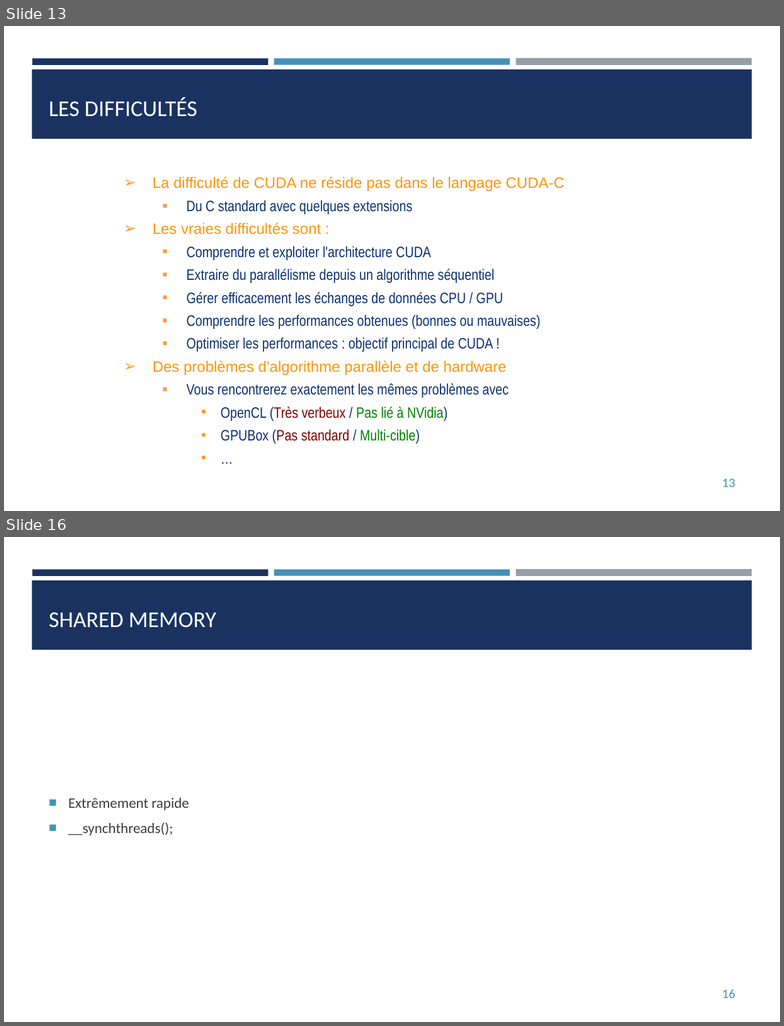
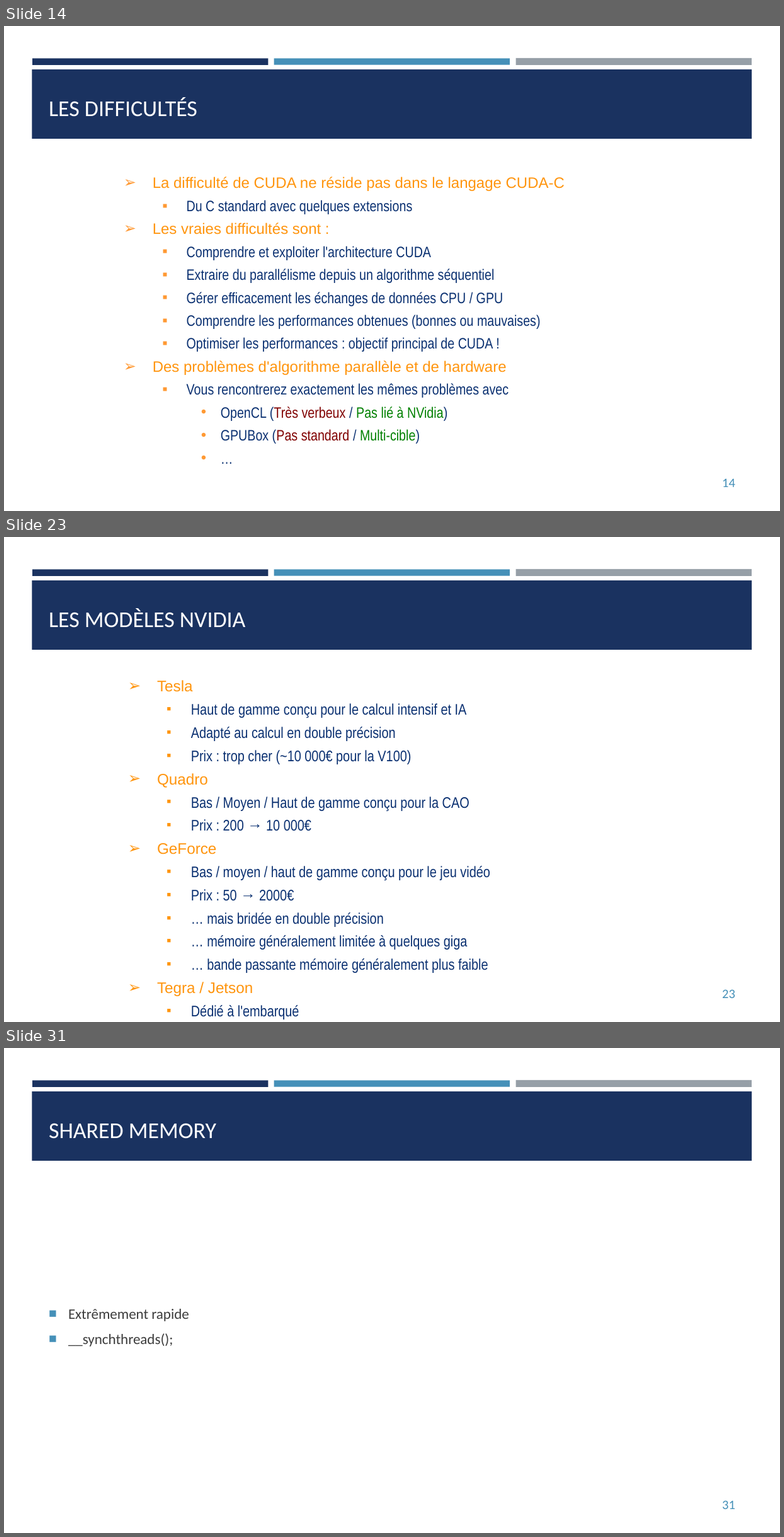
Before and after one commit to franckginguene/hpc_formation_scalian, a slide deck: Diapos/HPC_CUDA.pptx. Shown one above the other, each under a label of ours: slides 13 and 16 before the commit, slides 14, 23 and 31 after it; the slides between them are not shown. The pictures are 784x1026 and 784x1537 pixels, drawn with LibreOffice and Linux fonts; fonts in the diff are those of the drawing. Boxes give left, top, right and bottom in pixels: in the first picture for what was removed or moved away, otherwise in the second. Text is boxed around its words. In the diff, an @@ line names an element or a change of style, - is before the commit and + after.

```diff
--- a/Diapos/HPC_CUDA.pptx
+++ b/Diapos/HPC_CUDA.pptx
@@ slide 23 added at (4, 537, 780, 1022), background #FFFFFF; not listed: 4 template elements that a slide beside it also shows @@
@@ title added at (49, 608, 245, 628), 21 pt, text #FFFFFF @@
+LES MODÈLES NVIDIA
@@ text added at (157, 680, 490, 996), 14.2 pt, text #0A3071 @@
+➢ Tesla
+  ■ Haut de gamme conçu pour le calcul intensif et IA
+  ■ Adapté au calcul en double précision
+  ■ Prix : trop cher (~10 000€ pour la V100)
+➢ Quadro
+  ■ Bas / Moyen / Haut de gamme conçu pour la CAO
+  ■ Prix : 200 → 10 000€
+➢ GeForce
+  ■ Bas / moyen / haut de gamme conçu pour le jeu vidéo
+  ■ Prix : 50 → 2000€
+  ■ … mais bridée en double précision
+  ■ … mémoire généralement limitée à quelques giga
+  ■ … bande passante mémoire généralement plus faible
+➢ Tegra / Jetson
+  ■ Dédié à l'embarqué
+  ■ Faible consommation
@@ page number added at (722, 989, 735, 998), 12 pt, text #4590B8 @@
+23
@@ what was slide 13 is now slide 14 @@
@@ page number at (722, 479, 735, 487): text changed @@
-13
+14
@@ what was slide 16 is now slide 31 @@
@@ page number at (722, 1500, 735, 1509): text changed @@
-16
+31
```
Also in this commit, not shown: 4 slides changed, 15 other slides added, 1 slide removed.
